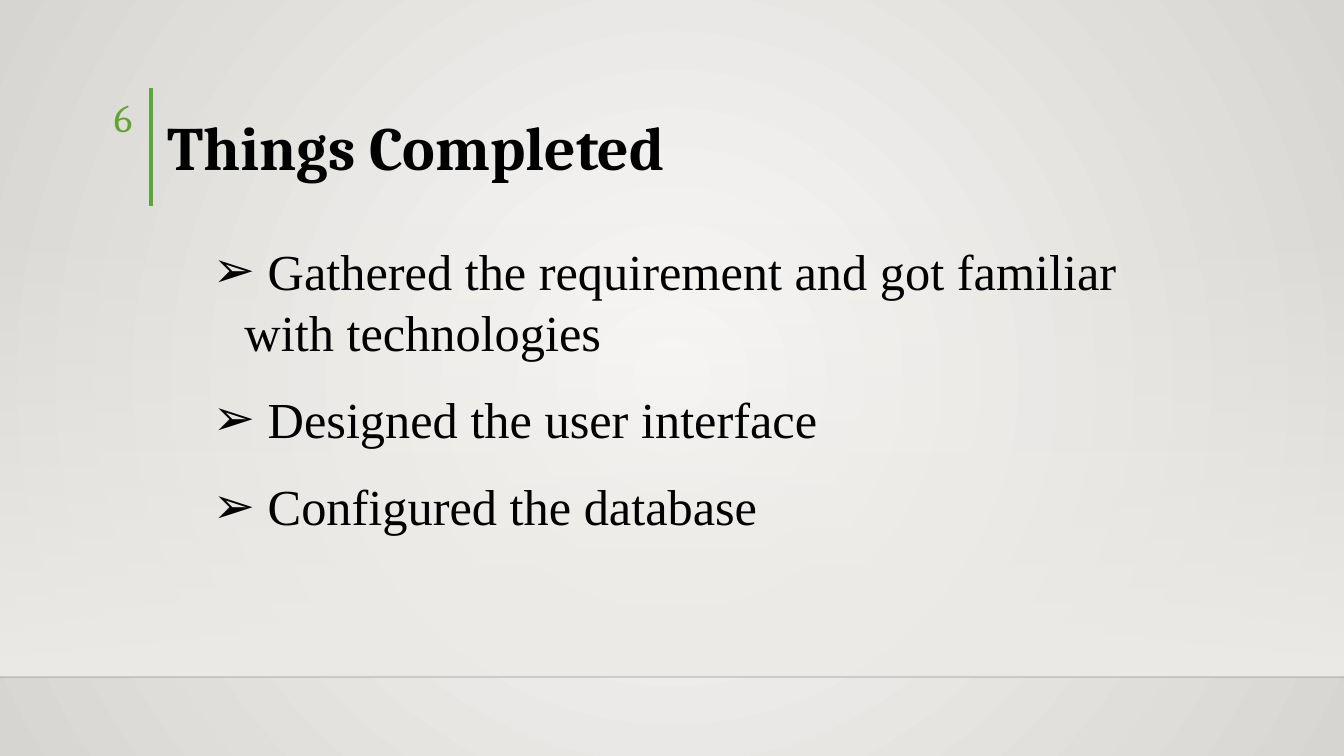
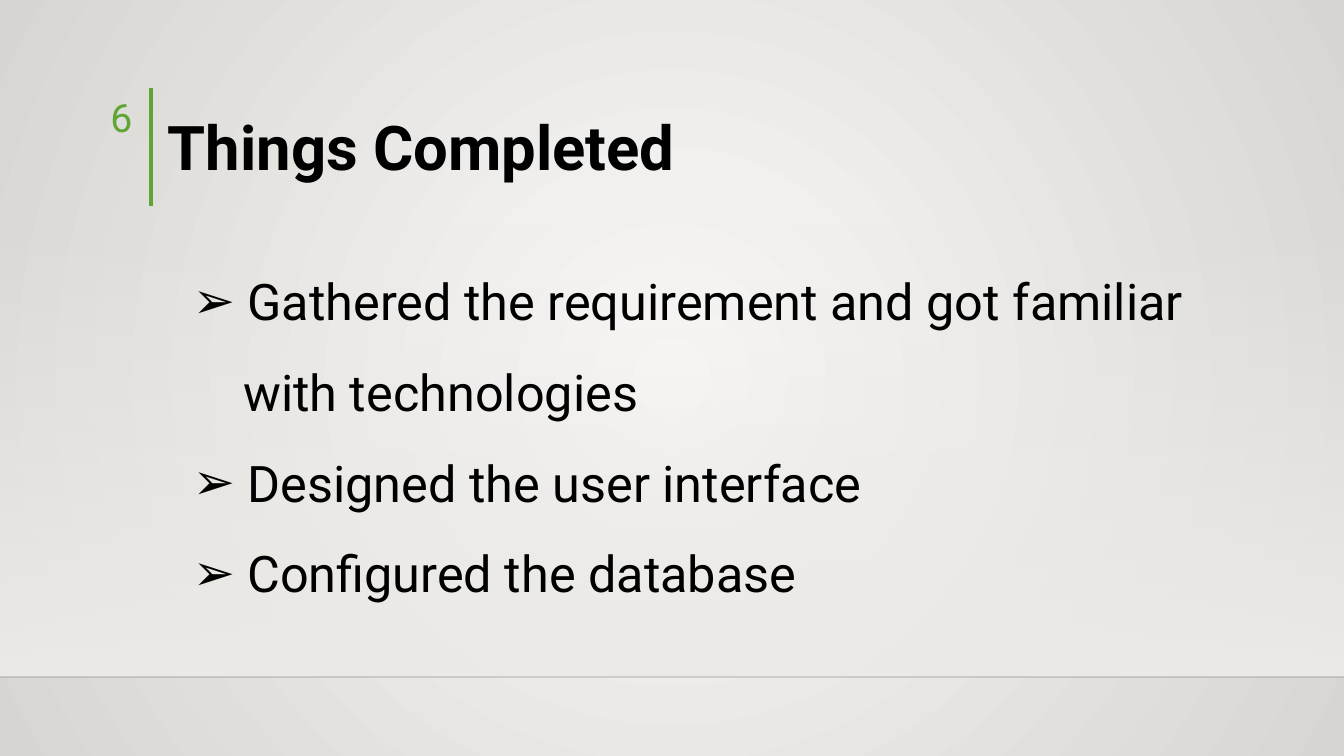
Before and after one commit to hisni/CO227-Project, a slide deck: slide 6 of Presantation/Presentation - Final.pptx. Drawn at 1344x756 pixels with LibreOffice and Linux fonts; fonts in the diff are those of the drawing; background and template pictures are left out. Boxes give left, top, right and bottom in pixels: in the first picture for what was removed or moved away, otherwise in the second. Text is boxed around its words. In the diff, an @@ line names an element or a change of style, - is before the commit and + after.

```diff
--- a/Presantation/Presentation - Final.pptx
+++ b/Presantation/Presentation - Final.pptx
@@ page number at (110, 104, 132, 133): font Cambria to Roboto @@
@@ text "Things Completed" at (168, 123, 674, 183): font Cambria to Roboto @@
@@ text "Gathered the requirement and got ...": place and size @@
-text "Gathered the requirement and got ..." at (244, 254, 1116, 536)
+text "Gathered the requirement and got ..." at (243, 281, 1183, 603)
@@ text "Gathered the requirement and got ..." at (243, 281, 1183, 603): font Times New Roman to Roboto; line spacing 1 to 1.5 @@
```
Also in this commit, not shown: 7 other slides changed, 1 slide added.
